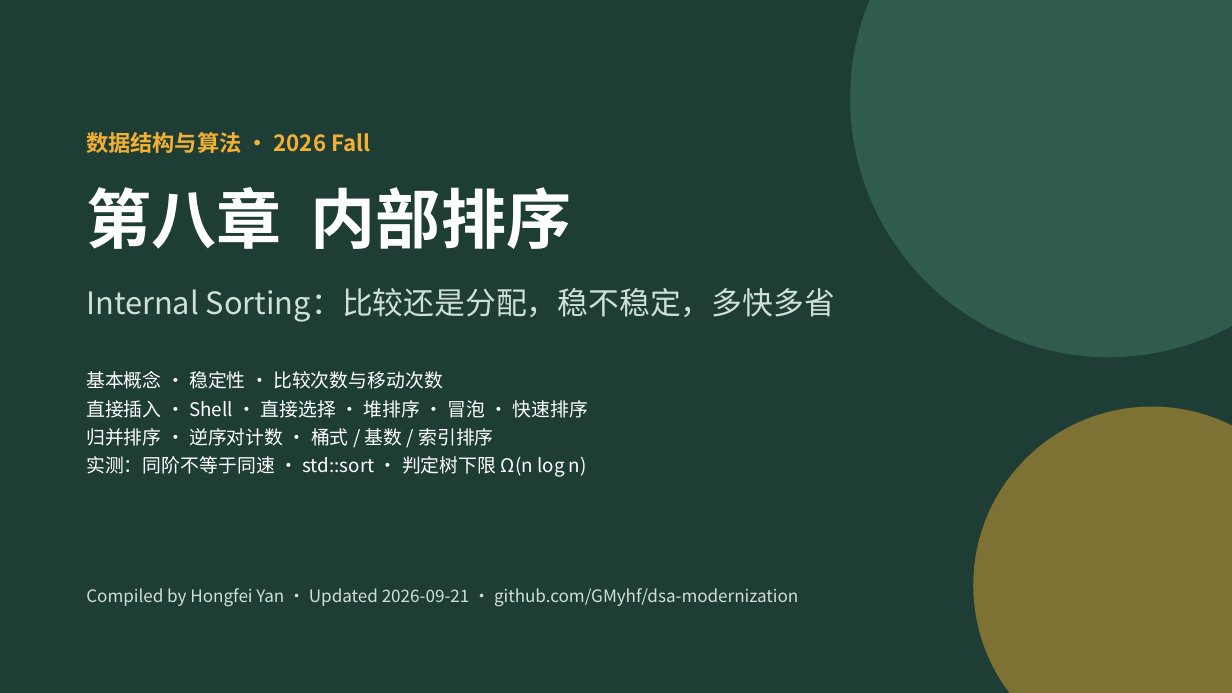
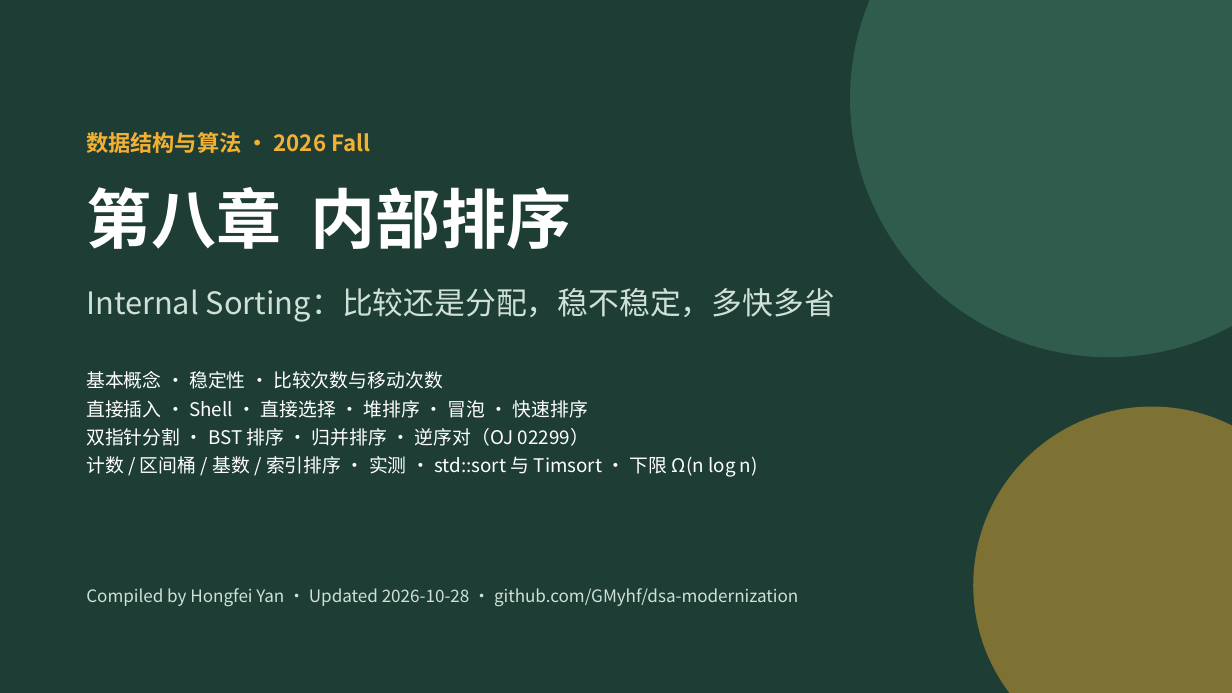
Before and after one commit to GMyhf/2026fall-cs201, a slide deck: slide 1 of courseware/202609_DSA_08_Sorting.pptx. Drawn at 1232x693 pixels with LibreOffice and Linux fonts; fonts in the diff are those of the drawing. Boxes give left, top, right and bottom in pixels: in the first picture for what was removed or moved away, otherwise in the second. Text is boxed around its words. In the diff, an @@ line names an element or a change of style, - is before the commit and + after.

```diff
--- a/courseware/202609_DSA_08_Sorting.pptx
+++ b/courseware/202609_DSA_08_Sorting.pptx
@@ text at (86,428,758,477): text changed @@
-归并排序 · 逆序对计数 · 桶式 / 基数 / 索引排序
-实测：同阶不等于同速 · std::sort · 判定树下限 Ω(n log n)
+双指针分割 · BST 排序 · 归并排序 · 逆序对（OJ 02299）
+计数 / 区间桶 / 基数 / 索引排序 · 实测 · std::sort 与 Timsort · 下限 Ω(n log n)
@@ text at (86,588,798,607): text changed @@
-Compiled by Hongfei Yan · Updated 2026-09-21 · github.com/GMyhf/dsa-modernization
+Compiled by Hongfei Yan · Updated 2026-10-28 · github.com/GMyhf/dsa-modernization
```
Also in this commit, not shown: 38 other slides changed, 6 slides added, 2 other files.
